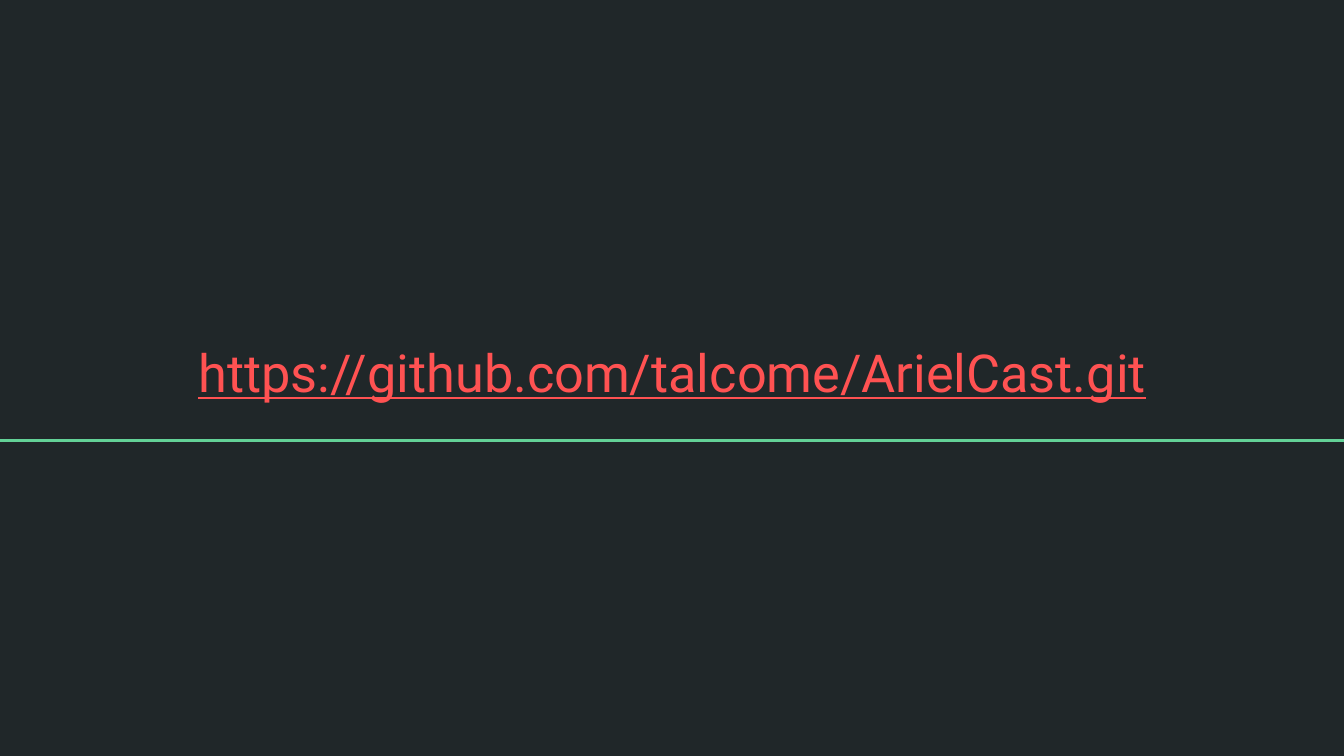
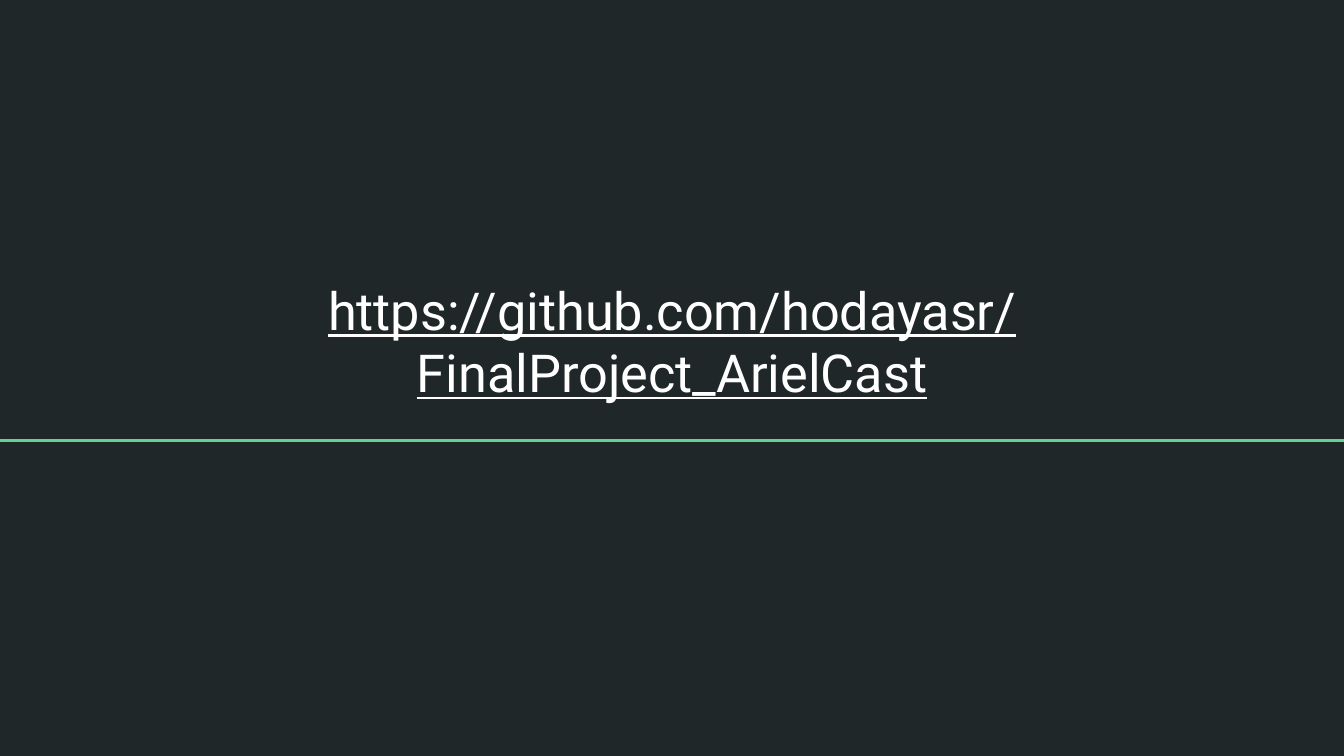
Before and after one commit to hodayasr/ArielCast_AndroidApplication, a slide deck: slide 26 of ArielCast.pptx. Drawn at 1344x756 pixels with LibreOffice and Linux fonts; fonts in the diff are those of the drawing. Boxes give left, top, right and bottom in pixels: in the first picture for what was removed or moved away, otherwise in the second. Text is boxed around its words. In the diff, an @@ line names an element or a change of style, - is before the commit and + after.

```diff
--- a/ArielCast.pptx
+++ b/ArielCast.pptx
@@ title at [328,290,1016,403]: text changed; text colour #FF5252 to #FFFFFF @@
-https://github.com/talcome/ArielCast.git
+https://github.com/hodayasr/FinalProject_ArielCast
```
Also in this commit, not shown: 1 other slide changed.
